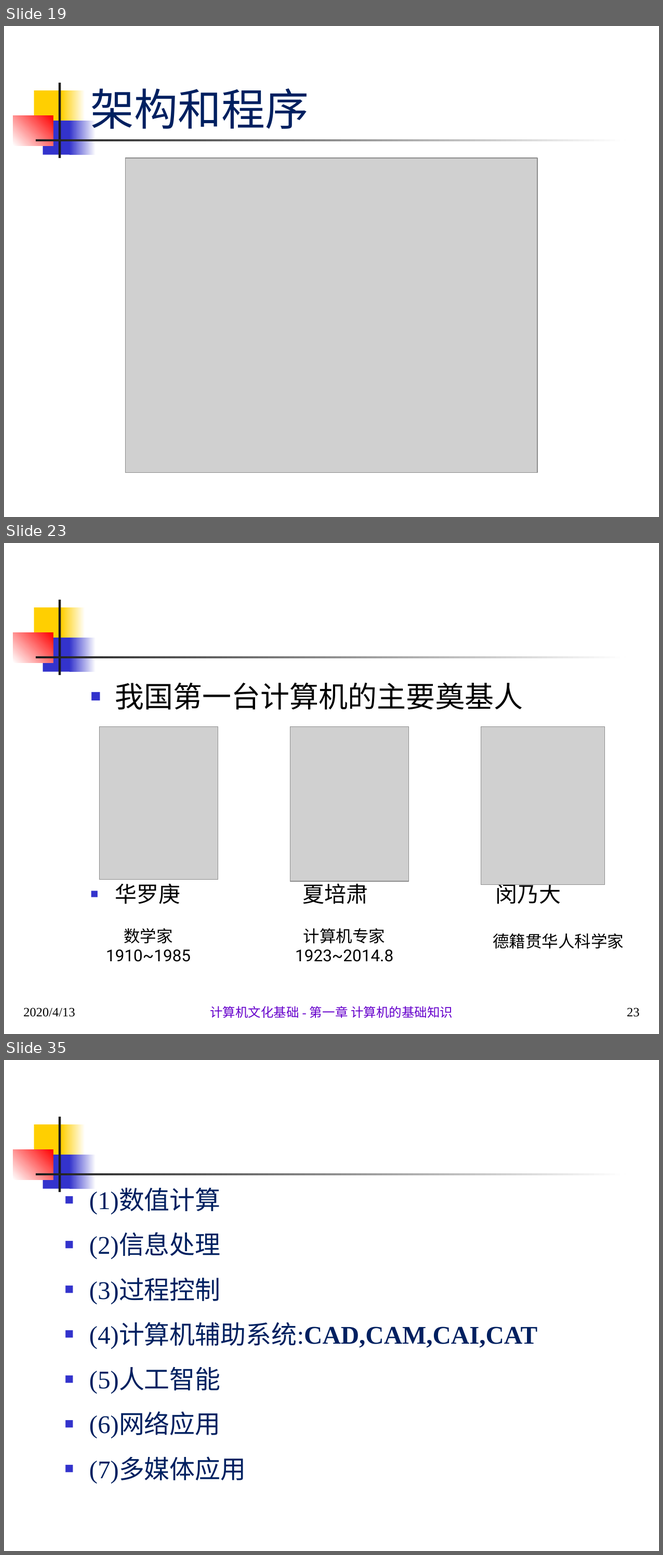
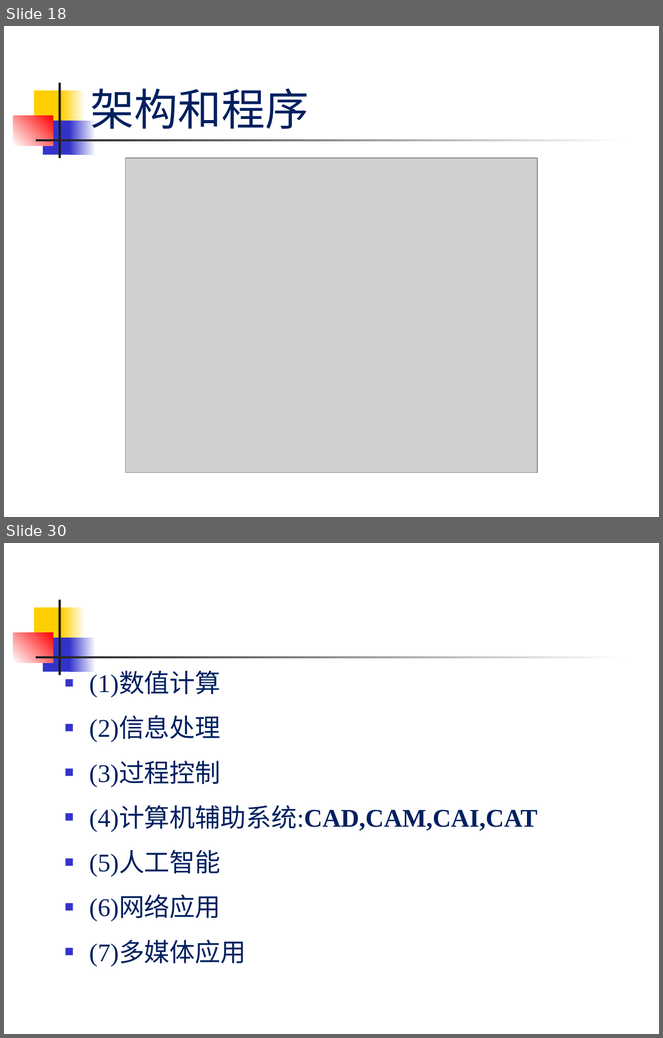
Before and after one commit to sans123wx/class, a slide deck: 计算机应用基础/第1章计算机基础/第1.1章 计算机概述.pptx. Shown one above the other, each under a label of ours: slides 19, 23 and 35 before the commit, slides 18 and 30 after it; the slides between them are not shown. The pictures are 663x1555 and 663x1038 pixels, drawn with LibreOffice and Linux fonts; fonts in the diff are those of the drawing; grey boxes stand for pictures. Boxes give left, top, right and bottom in pixels: in the first picture for what was removed or moved away, otherwise in the second. Text is boxed around its words. In the diff, an @@ line names an element or a change of style, - is before the commit and + after.

```diff
--- a/计算机应用基础/第1章计算机基础/第1.1章 计算机概述.pptx
+++ b/计算机应用基础/第1章计算机基础/第1.1章 计算机概述.pptx
@@ slide 23 removed at [4, 543, 659, 1034], background #FFFFFF; not listed: 7 template elements that a slide beside it also shows @@
@@ text removed at [115, 682, 561, 904] @@
-■ 我国第一台计算机的主要奠基人
-■ 华罗庚 夏培肃 闵乃大
@@ picture removed at [100, 727, 218, 880] @@
@@ picture removed at [291, 727, 409, 882] @@
@@ picture removed at [481, 727, 605, 885] @@
@@ text removed at [106, 928, 191, 962] @@
-数学家
-1910~1985
@@ text removed at [295, 928, 393, 962] @@
-计算机专家
-1923~2014.8
@@ text removed at [493, 934, 624, 949] @@
-德籍贯华人科学家
@@ text removed at [23, 1008, 75, 1017] @@
-2020/4/13
@@ text removed at [210, 1006, 453, 1018] @@
-计算机文化基础 - 第一章 计算机的基础知识
@@ page number removed at [627, 1008, 640, 1017] @@
-23
@@ what was slide 19 is now slide 18 @@
@@ what was slide 35 is now slide 30 @@
```
Also in this commit, not shown: 94 slides changed, 1 slide added, 4 other slides removed.
